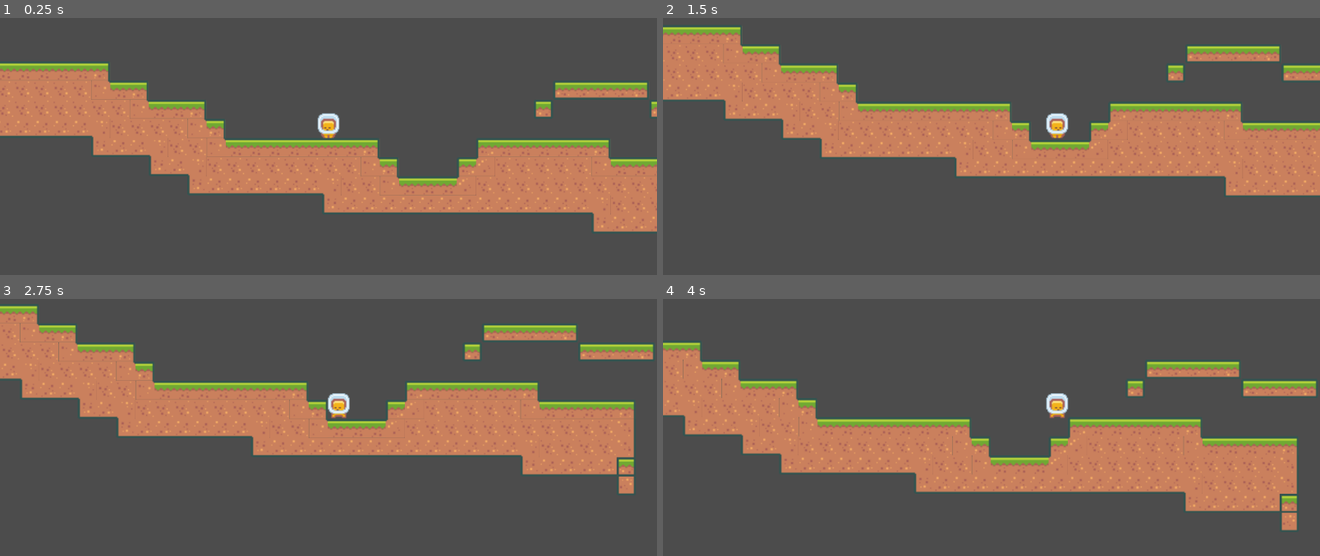
Above: before the commit, frames 1-4 (two rows, left to right).
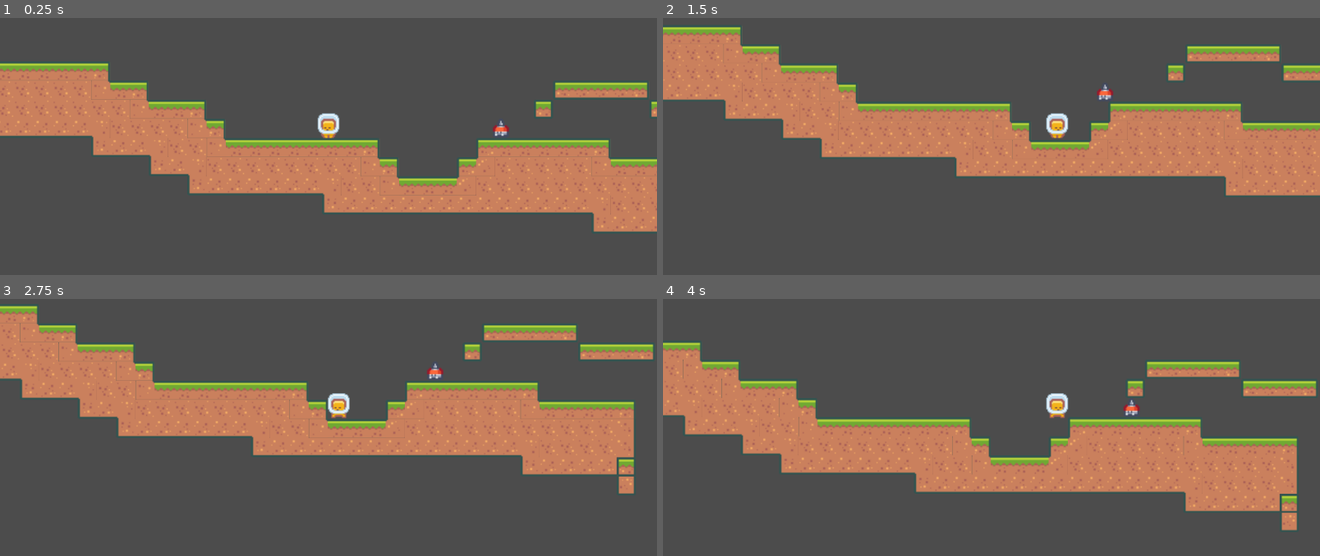
Above: after the commit, the same moments.

Repository: ikenton/LvlWorkshop
Game: Godot game, scene res://Scenes/Platform.tscn
Same seed, same stepped clock (60 frames per second), same inputs: the game is played once before the commit and once after it. This scene is started directly instead of the project's main scene.
Inputs:
- Up to frame 1 (0.25 s): no input
- Up to frame 2 (1.5 s): tap Enter at 0.5 s; hold D (move_right) from 0.53 s (still down); tap Space (jump) at 0.77 s
- Up to frame 3 (2.75 s): tap Space (jump) at 1.52 s; release D (move_right) at 2.03 s; hold A (move_left) from 2.03 s (still down)
- Up to frame 4 (4 s): release A (move_left) at 2.78 s; hold D (move_right) from 2.78 s (still down); tap Space (jump) at 3.02, 3.77 s

The runs differ from the first frame. In frame 1, 0.1% of the frame differs, in the area x 75-78%, y 39-47%; in frame 2, 0.1%; in frame 3, 0.1%, in the area x 65-68%, y 24-32%; in frame 4, 0.1%.

Commit message:
walking enemy walks

Diff:
--- a/Scenes/Platform.tscn
+++ b/Scenes/Platform.tscn
@@ -1,8 +1,9 @@
-[gd_scene load_steps=26 format=2]
+[gd_scene load_steps=27 format=2]
 
 [ext_resource path="res://Tilemap/tiles_packed.png" type="Texture" id=1]
 [ext_resource path="res://Scenes/Player.tscn" type="PackedScene" id=2]
 [ext_resource path="res://Tiles/tile_0004.png" type="Texture" id=3]
+[ext_resource path="res://Scenes/enemy.tscn" type="PackedScene" id=4]
 
 [sub_resource type="ConvexPolygonShape2D" id=2]
 points = PoolVector2Array( 0, 0, 18, 0, 18, 18, 0, 18 )
@@ -278,3 +279,6 @@
 cell_size = Vector2( 18, 18 )
 format = 1
 tile_data = PoolIntArray( -393247, 3, 65536, -327711, 3, 0, -262175, 3, 0, -196639, 3, 0, -131103, 3, 0, -65567, 3, 0,  …(3356 unchanged characters)…
+
+[node name="enemy" parent="." instance=ExtResource( 4 )]
+position = Vector2( 48, 44 )
--- /dev/null
+++ b/Scenes/enemy.gd
@@ -0,0 +1,14 @@
+extends KinematicBody2D
+
+var direction = Vector2.RIGHT
+var velocity = Vector2.ZERO
+
+onready var ledgeCheck: = $LedgeCheck
+
+func _physics_process(delta):
+	var found_wall = is_on_wall() # detects bumping into a wall
+	var found_ledge = not ledgeCheck.is_colliding()
+	if found_wall or found_ledge:
+		direction *= -1
+	velocity = direction * 25
+	move_and_slide(velocity, Vector2.UP)
--- a/Scenes/enemy.tscn
+++ b/Scenes/enemy.tscn
@@ -1,7 +1,32 @@
-[gd_scene format=2]
+[gd_scene load_steps=6 format=2]
+
+[ext_resource path="res://Characters/character_0016.png" type="Texture" id=1]
+[ext_resource path="res://Scenes/enemy.gd" type="Script" id=2]
+[ext_resource path="res://Characters/character_0015.png" type="Texture" id=3]
+
+[sub_resource type="SpriteFrames" id=2]
+animations = [ {
+"frames": [ ExtResource( 3 ), ExtResource( 1 ) ],
+"loop": true,
+"name": "default",
+"speed": 5.0
+} ]
+
+[sub_resource type="RectangleShape2D" id=1]
+extents = Vector2( 5.5, 5.5 )
 
 [node name="enemy" type="KinematicBody2D"]
+position = Vector2( 1, -12 )
+script = ExtResource( 2 )
 
-[node name="Sprite" type="Sprite" parent="."]
+[node name="AnimatedSprite" type="AnimatedSprite" parent="."]
+frames = SubResource( 2 )
 
 [node name="CollisionShape2D" type="CollisionShape2D" parent="."]
+position = Vector2( -0.5, 6.5 )
+shape = SubResource( 1 )
+
+[node name="LedgeCheck" type="RayCast2D" parent="."]
+position = Vector2( 5, 11 )
+enabled = true
+cast_to = Vector2( 0, 3 )
